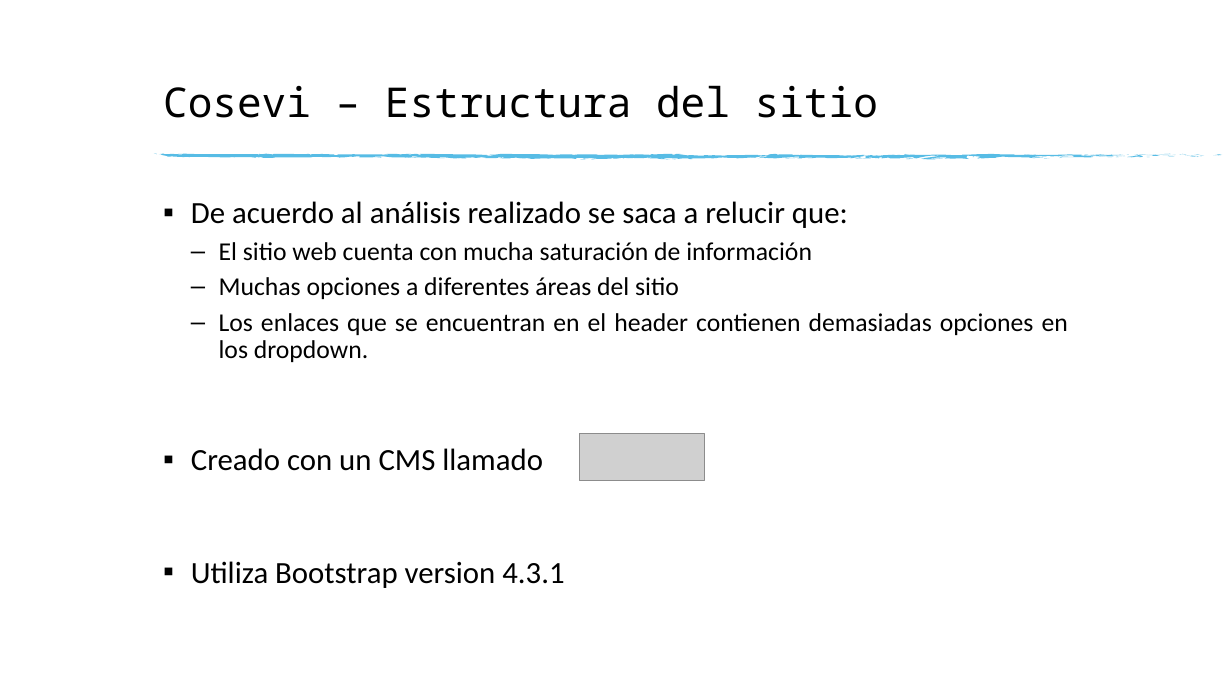
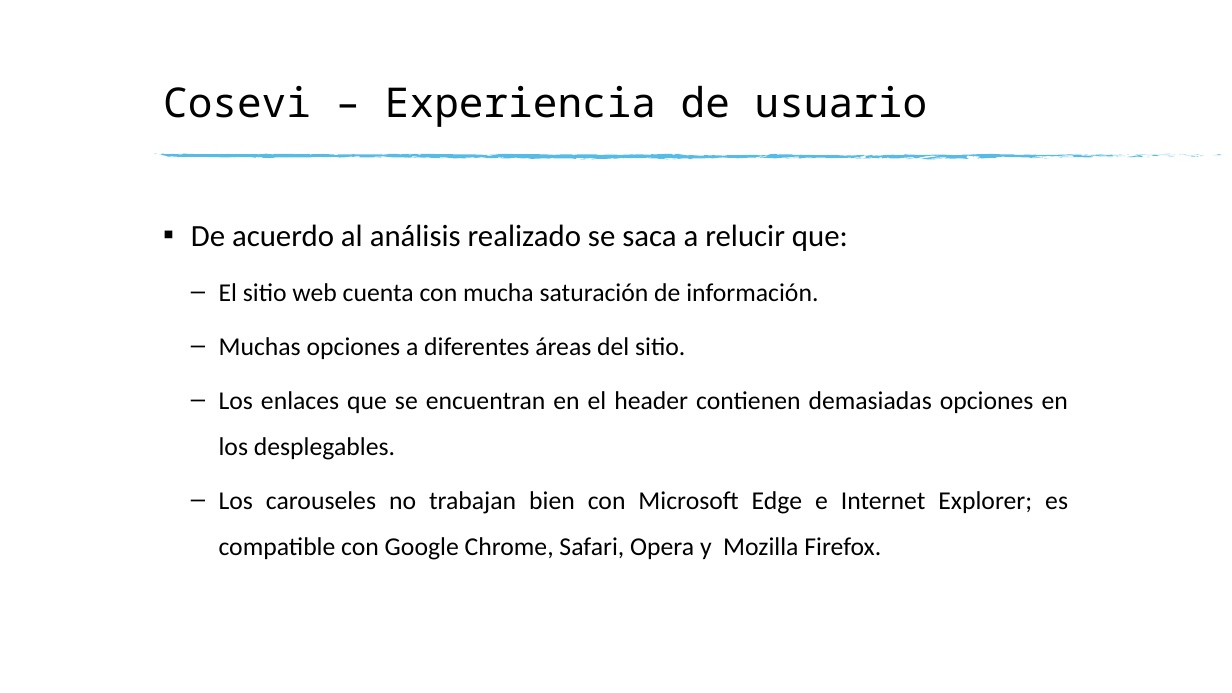
Before and after one commit to andres-elias-vargas-cenfotec/informacion-web-curso, a slide deck: slide 4 of Tarea#1/Tarea#1-Exposición.pptx (slide 3 before the commit). Drawn at 1232x693 pixels with LibreOffice and Linux fonts; fonts in the diff are those of the drawing; grey boxes stand for pictures. Boxes give left, top, right and bottom in pixels: in the first picture for what was removed or moved away, otherwise in the second. Text is boxed around its words. In the diff, an @@ line names an element or a change of style, - is before the commit and + after.

```diff
--- a/Tarea#1/Tarea#1-Exposición.pptx
+++ b/Tarea#1/Tarea#1-Exposición.pptx
@@ title at [163,85,928,127]: text changed @@
-Cosevi – Estructura del sitio
+Cosevi – Experiencia de usuario
@@ text at [191,224,848,251]: line spacing 0.9 to 1.5 @@
@@ text at [219,283,1068,560]: text changed @@
-  – El sitio web cuenta con mucha saturación de información
-  – Muchas opciones a diferentes áreas del sitio
-  – Los enlaces que se encuentran en el header contienen demasiadas opciones en los dropdown.
-▪ Creado con un CMS llamado
-▪ Utiliza Bootstrap version 4.3.1
+  – El sitio web cuenta con mucha saturación de información.
+  – Muchas opciones a diferentes áreas del sitio.
+  – Los enlaces que se encuentran en el header contienen demasiadas opciones en los desplegables.
+  – Los carouseles no trabajan bien con Microsoft Edge e Internet Explorer; es compatible con Google Chrome, Safari, Opera y Mozilla Firefox.
@@ picture removed at [579,433,704,481] @@
```
Also in this commit, not shown: 4 other slides changed, 5 slides added, 4 slides removed, 1 other file.
